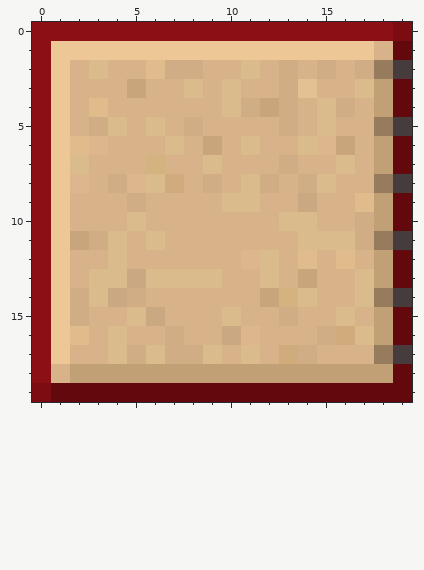
Two states of a pixel-art sprite, pypacks/assets/images/reference_book_icons/icon_base.png. The first picture shows the starting point.
The file is 20x20 pixels. Colours within 5 levels of each other are drawn and written as one.
After:
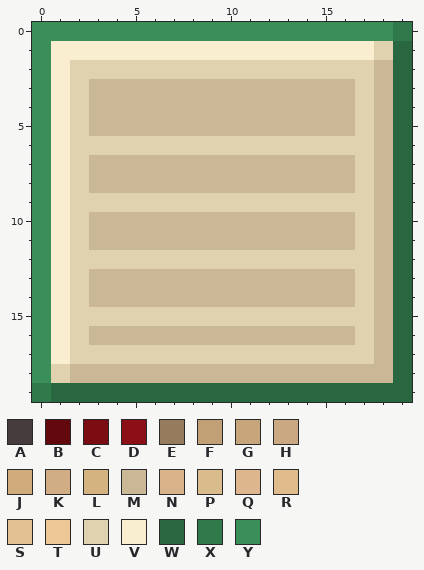
Palette (. is transparent): A #473c3d  B #63080c  C #7c0c12  D #8c0f15  E #967c5d  F #c1a076  G #c8a57a  H #caa882  J #d0ab7c  K #d0ad84  L #d4b381  M #c9b796  N #d8b288  P #dabc8c  Q #ddb68e  R #e0bc8c  S #e4c192  T #edc796  U #e0d2ae  V #f9eed0  W #28673f  X #2f794a  Y #3a8f59
Changes in this commit:
Changed rows in their new state; - is an unchanged pixel.
first column x 0:
 0 YYYYYYYYYYYYYYYYYYYX
 1 YVVVVVVVVVVVVVVVVVUW
 2 YVUUUUUUUUUUUUUUUUMW
 3 YVUMMMMMMMMMMMMMMUMW
 4 YVUMMMMMMMMMMMMMMUMW
 5 YVUMMMMMMMMMMMMMMUMW
 6 YVUUUUUUUUUUUUUUUUMW
 7 YVUMMMMMMMMMMMMMMUMW
 8 YVUMMMMMMMMMMMMMMUMW
 9 YVUUUUUUUUUUUUUUUUMW
10 YVUMMMMMMMMMMMMMMUMW
11 YVUMMMMMMMMMMMMMMUMW
12 YVUUUUUUUUUUUUUUUUMW
13 YVUMMMMMMMMMMMMMMUMW
14 YVUMMMMMMMMMMMMMMUMW
15 YVUUUUUUUUUUUUUUUUMW
16 YVUMMMMMMMMMMMMMMUMW
17 YVUUUUUUUUUUUUUUUUMW
18 YUMMMMMMMMMMMMMMMMMW
19 XWWWWWWWWWWWWWWWWWWW
Pixel boxes of the changes (left, top, right, bottom) in both pictures:
changed: (32, 22, 412, 402)
